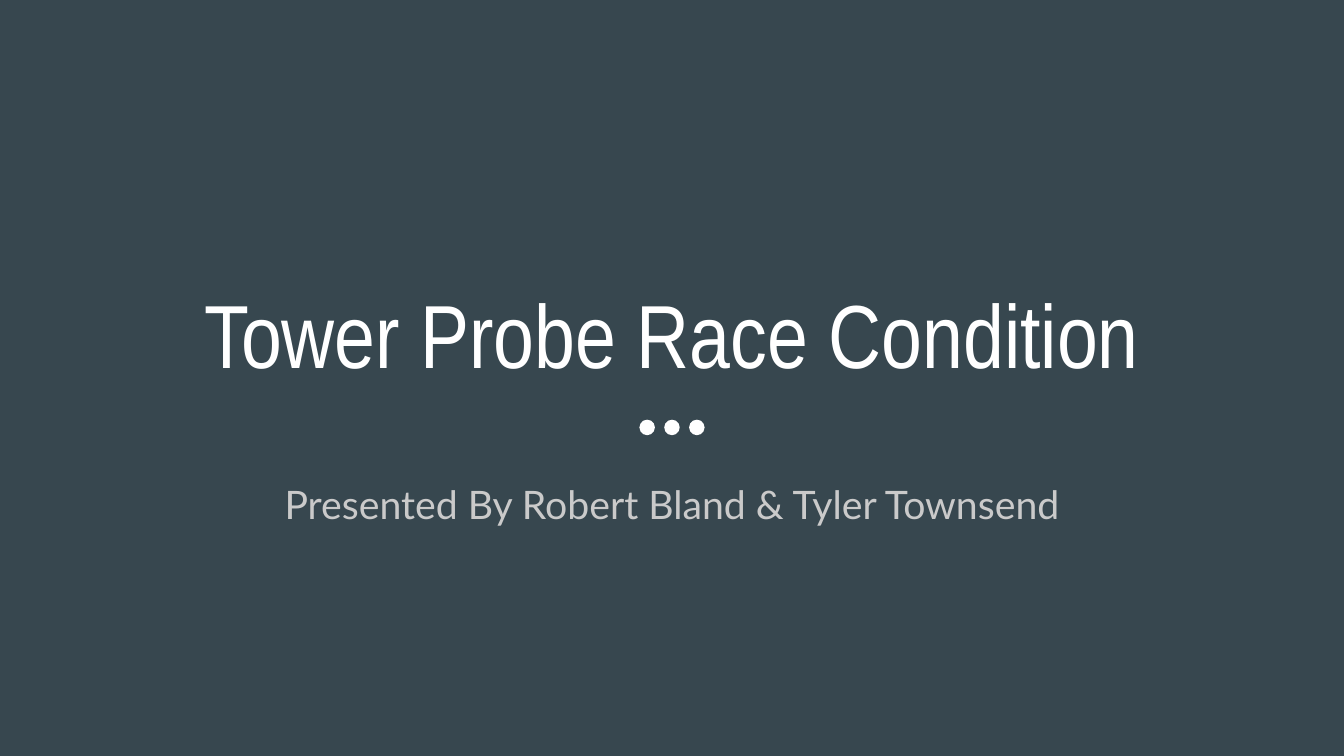
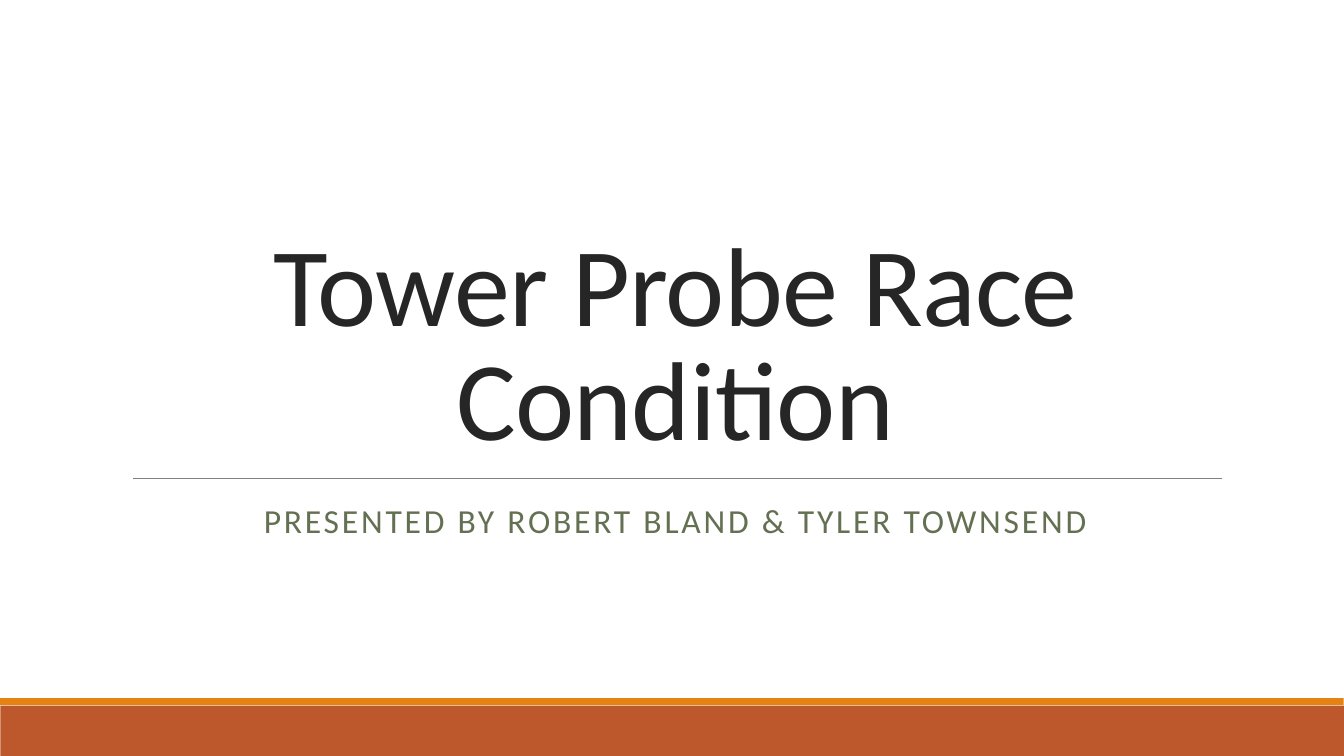
Before and after one commit to ttown386/PaVT-BST, a slide deck: slide 1 of doc/HW2/Tower Probe Race Condition.pptx. Drawn at 1344x756 pixels with LibreOffice and Linux fonts; fonts in the diff are those of the drawing. Boxes give left, top, right and bottom in pixels: in the first picture for what was removed or moved away, otherwise in the second. Text is boxed around its words. In the diff, an @@ line names an element or a change of style, - is before the commit and + after.

Commit message:
updated ppt

```diff
--- a/doc/HW2/Tower Probe Race Condition.pptx
+++ b/doc/HW2/Tower Probe Race Condition.pptx
@@ background #37474F to #FFFFFF @@
@@ title "Tower Probe Race Condition": place and size @@
-title "Tower Probe Race Condition" at box(204, 303, 1139, 369)
+title "Tower Probe Race Condition" at box(274, 248, 1078, 441)
@@ title "Tower Probe Race Condition" at box(274, 248, 1078, 441): size 48 to 60 pt, font Arial Narrow to Calibri, text colour #FFFFFF to #262626, letter spacing 0 to -0.4 pt; line spacing 1 to 0.85 @@
@@ ellipse removed at box(640, 419, 656, 435) @@
@@ ellipse removed at box(664, 419, 680, 435) @@
@@ ellipse removed at box(689, 419, 706, 435) @@
@@ line added from (133, 478) to (1222, 478), #808080 0.5 pt @@
@@ subtitle at box(264, 511, 1086, 533): text changed; size 21 to 18 pt; font Lato to Calibri; text colour #CACACA to #637052 @@
-Presented By Robert Bland & Tyler Townsend
+PRESENTED BY ROBERT BLAND & TYLER TOWNSEND
@@ rectangle added at box(0, 706, 1344, 756), fill #BD582C @@
@@ rectangle added at box(0, 699, 1344, 706), fill #E48312 @@
```
Also in this commit, not shown: 11 other slides changed, 2 slides added, 3 other files.
